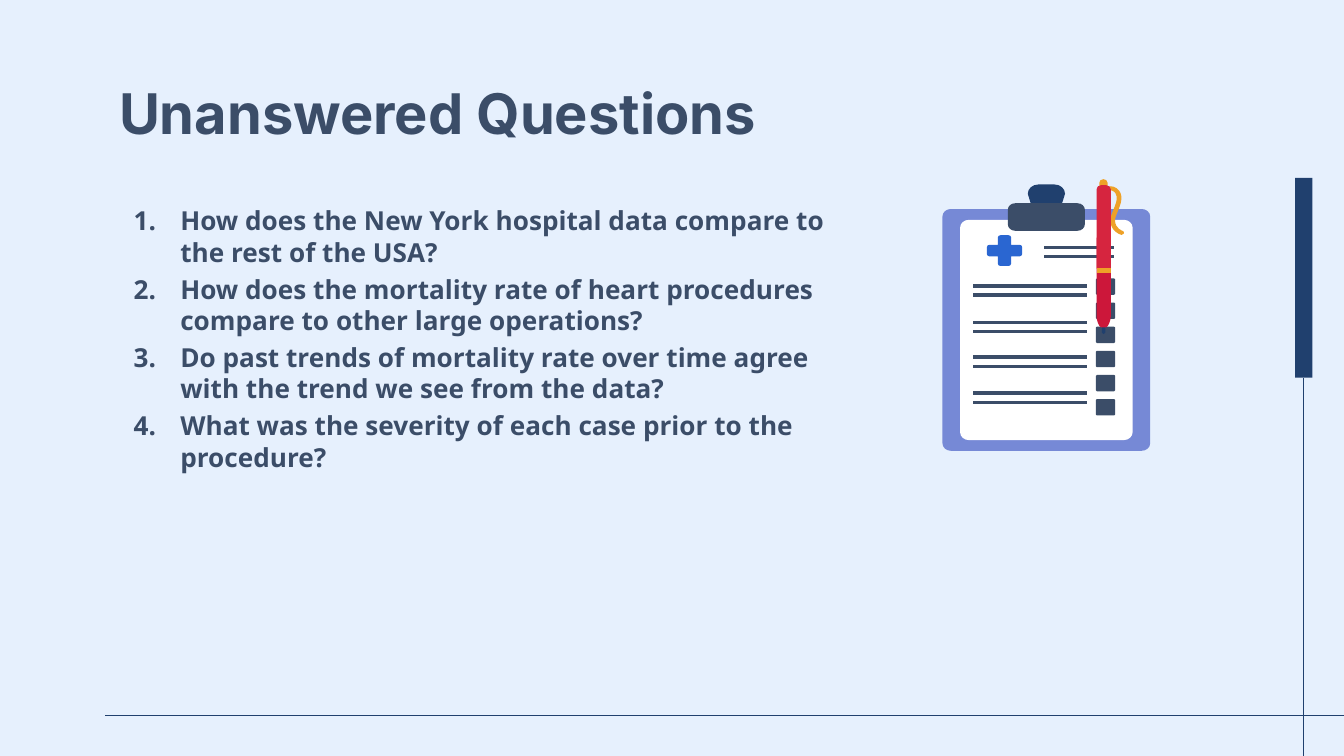
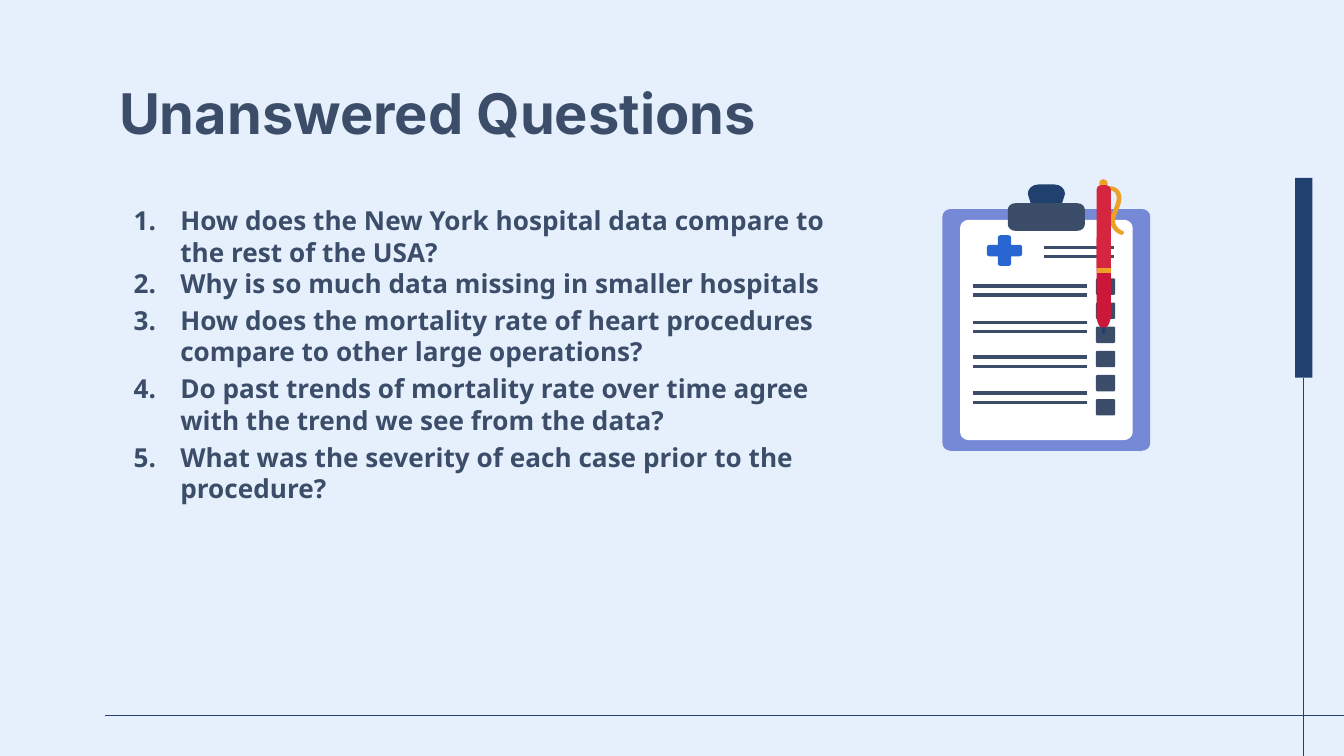
Before and after one commit to JacobYoutsey/BIS15W2025_group1, a slide deck: slide 7 of presentation/Bis015L Group 1 Project final.pptx (slide 6 before the commit). Drawn at 1344x756 pixels with LibreOffice and Linux fonts; fonts in the diff are those of the drawing. Boxes give left, top, right and bottom in pixels: in the first picture for what was removed or moved away, otherwise in the second. Text is boxed around its words. In the diff, an @@ line names an element or a change of style, - is before the commit and + after.

```diff
--- a/presentation/Bis015L Group 1 Project final.pptx
+++ b/presentation/Bis015L Group 1 Project final.pptx
@@ subtitle at bbox=[180, 273, 819, 300]: paragraph added @@
+2. Why is so much data missing in smaller hospitals
```
Also in this commit, not shown: 1 slide added.
